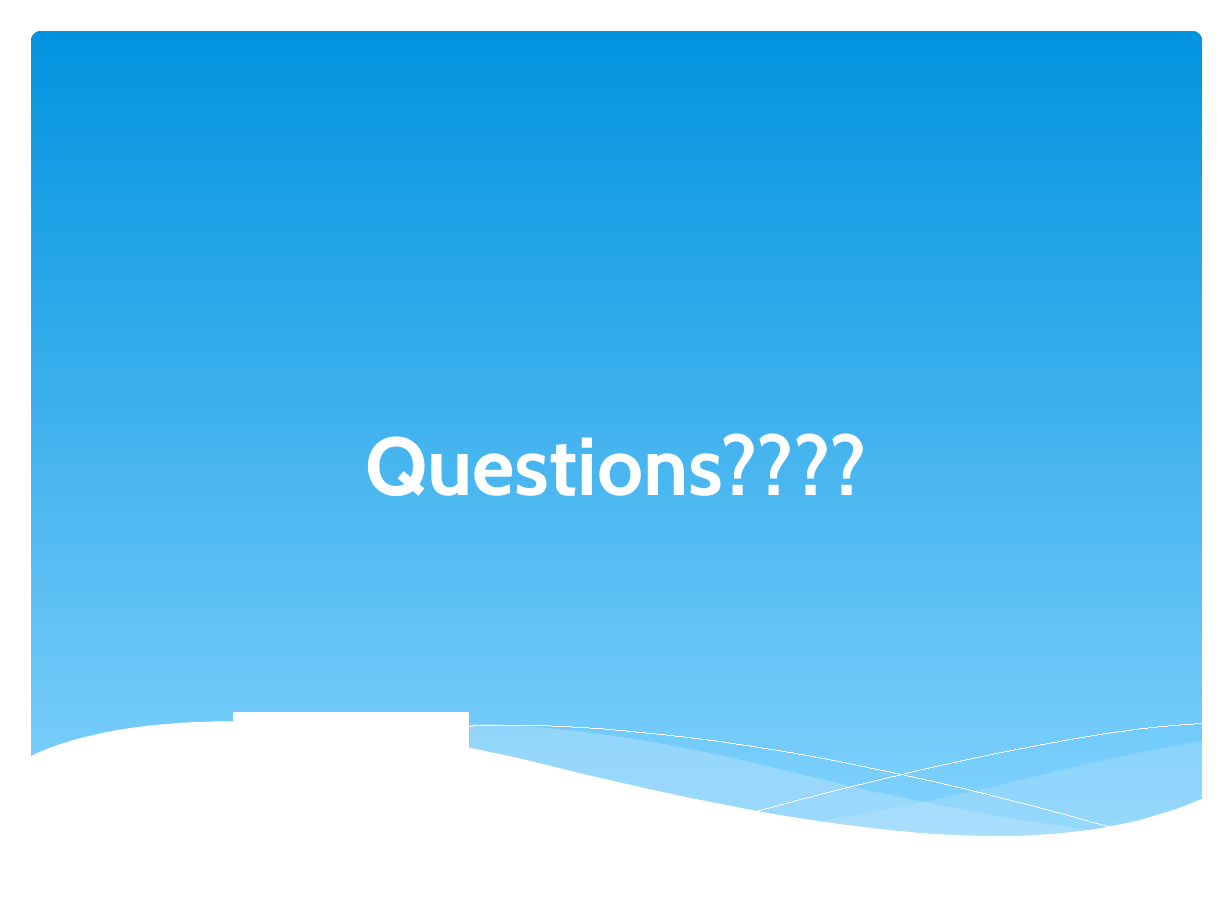
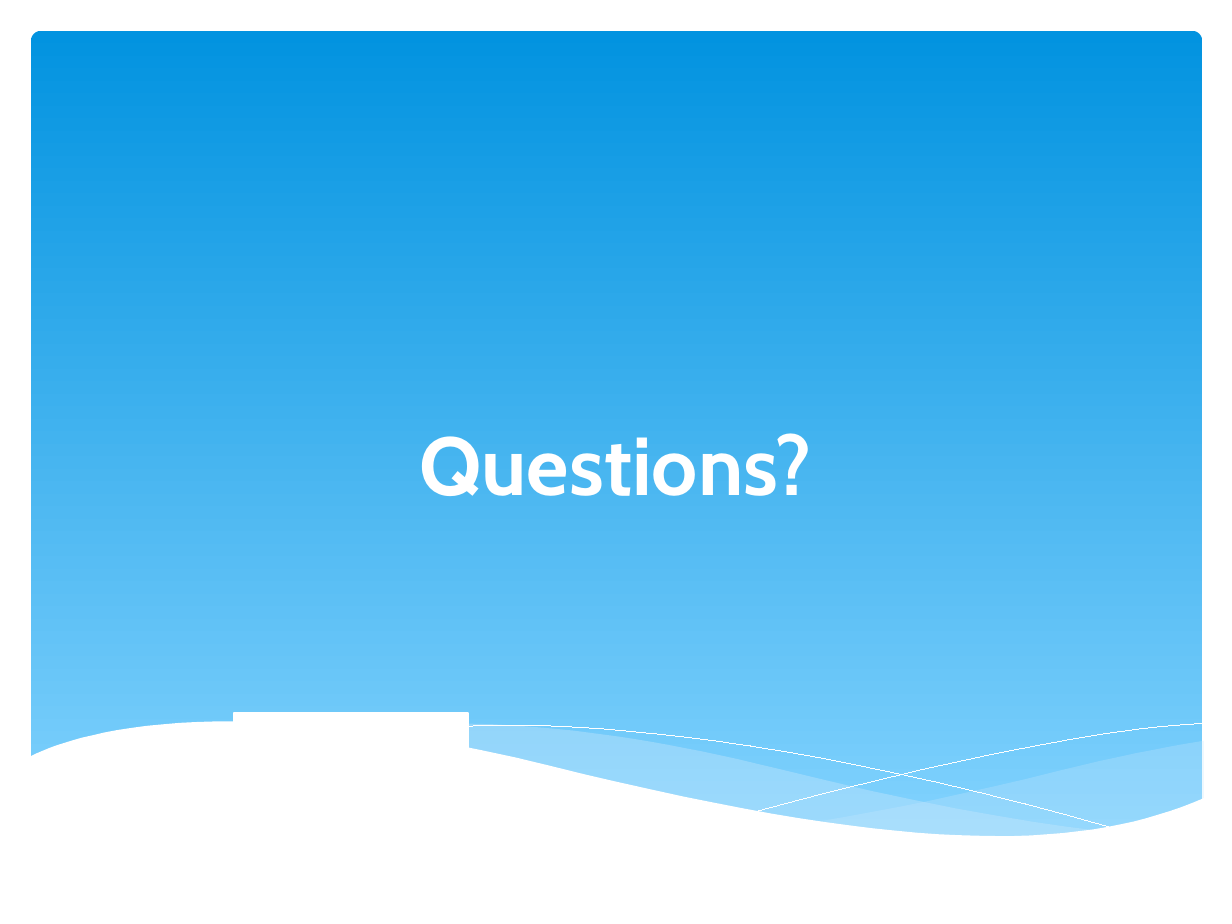
Before and after one commit to npm27/Teaching-Materials, a slide deck: slide 13 of Tests and Eval F24/Slides/0 First Day Info.pptx. Drawn at 1232x924 pixels with LibreOffice and Linux fonts; fonts in the diff are those of the drawing. Boxes give left, top, right and bottom in pixels: in the first picture for what was removed or moved away, otherwise in the second. Text is boxed around its words. In the diff, an @@ line names an element or a change of style, - is before the commit and + after.

```diff
--- a/Tests and Eval F24/Slides/0 First Day Info.pptx
+++ b/Tests and Eval F24/Slides/0 First Day Info.pptx
@@ title at [420,433,813,496]: text changed @@
-Questions????
+Questions?
```
Also in this commit, not shown: 2 other slides changed, 4 other files.
